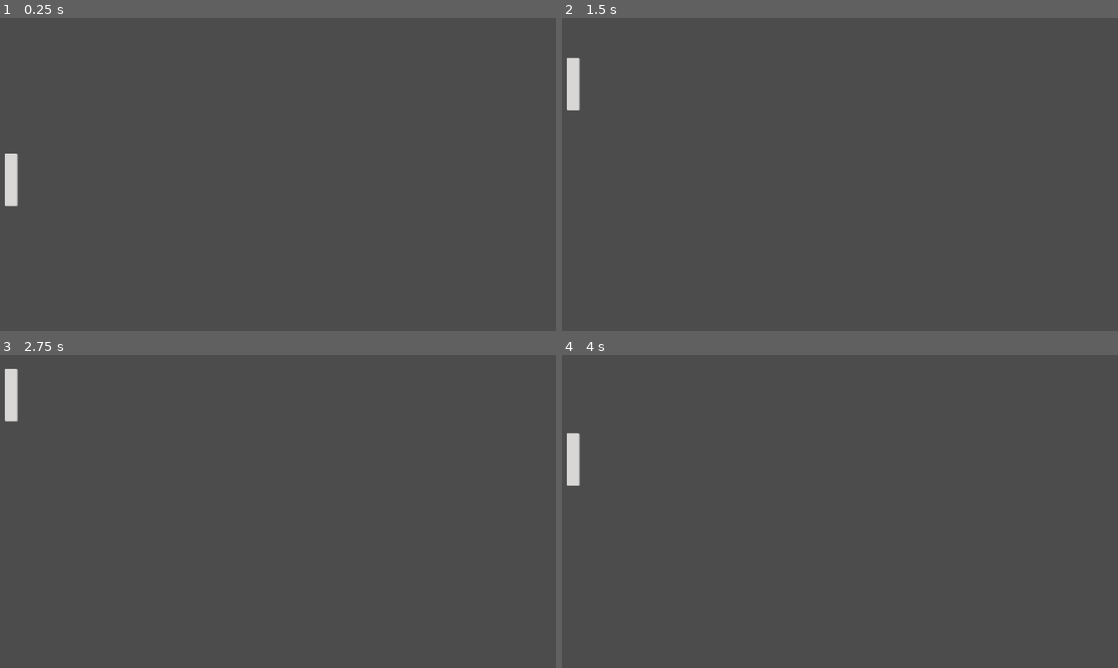
Above: before the commit, frames 1-4 (two rows, left to right).
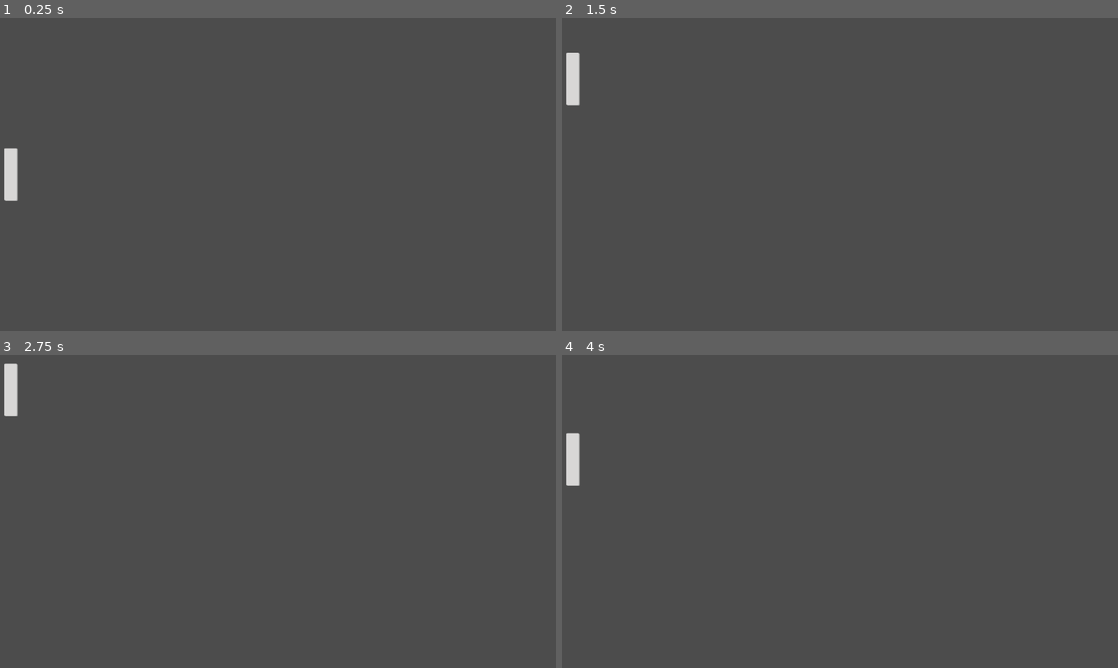
Above: after the commit, the same moments.

Repository: htfpop/pongGame
Game: Godot game, scene res://Level/Level.tscn
The game is run twice, just before and just after one commit, with the same random seed, the same clock (stepped at 60 frames per second) and the same inputs. The project has no main scene, so this scene is started directly.
Inputs:
- Up to frame 1 (0.25 s): no input
- Up to frame 2 (1.5 s): tap Enter at 0.5 s; hold Up (ui_up) 0.53-1.28 s; hold Down (ui_down) from 1.28 s (still down)
- Up to frame 3 (2.75 s): release Down (ui_down) at 2.03 s; hold Up (ui_up) from 2.03 s (still down)
- Up to frame 4 (4 s): tap Space at 3.5 s; release Up (ui_up) at 3.53 s; hold Down (ui_down) from 3.53 s (still down)

The runs differ from the first frame. In frame 1, 0.1% of the frame differs, in the area x 0-4%, y 41-61%; in frame 2, 0.1%; in frame 3, 0.1%; in frame 4, less than 0.1%.

Commit message:
from mbp changed location of player

Diff:
--- a/Level/Level.tscn
+++ b/Level/Level.tscn
@@ -11,7 +11,7 @@
 [node name="Level" type="Node"]
 
 [node name="Player" parent="." instance=ExtResource( 1 )]
-position = Vector2( 26.185, 372.179 )
+position = Vector2( 26, 360 )
 
 [node name="WallTop" type="StaticBody2D" parent="."]
 
